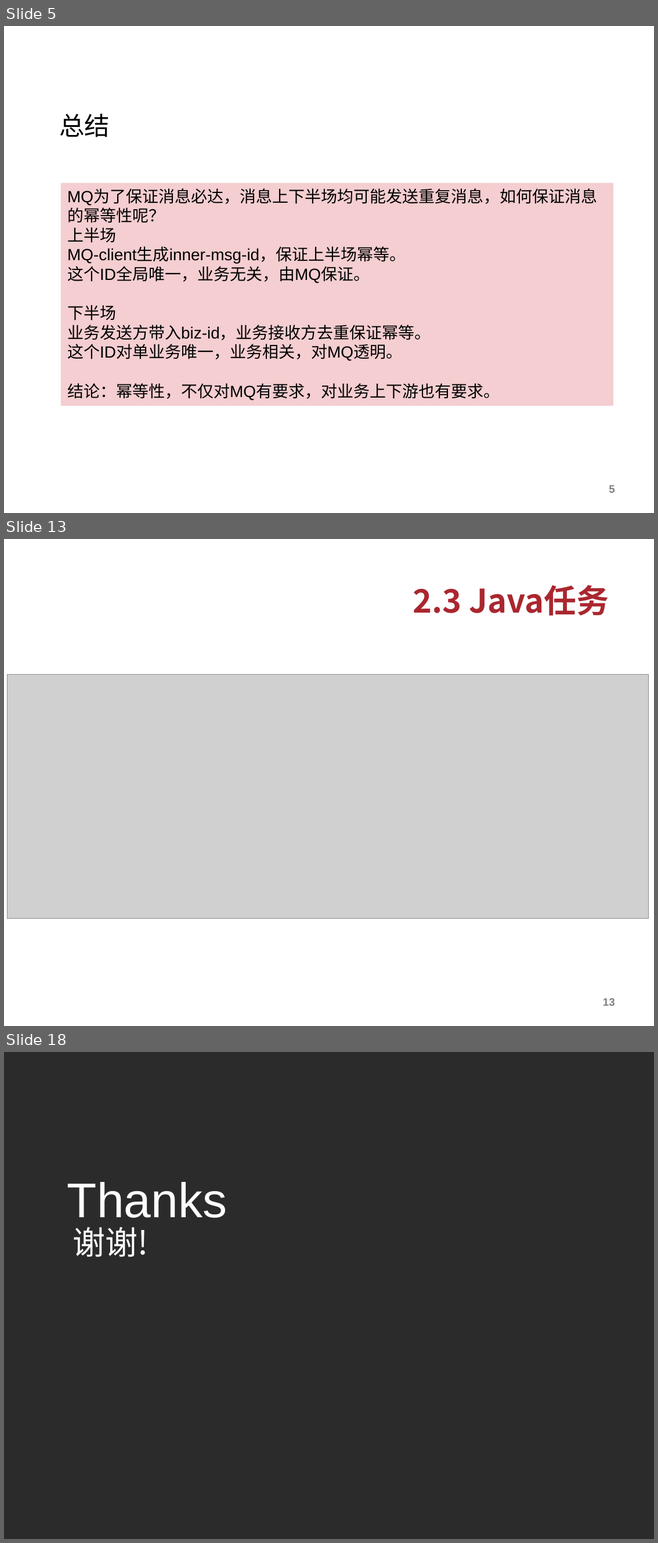
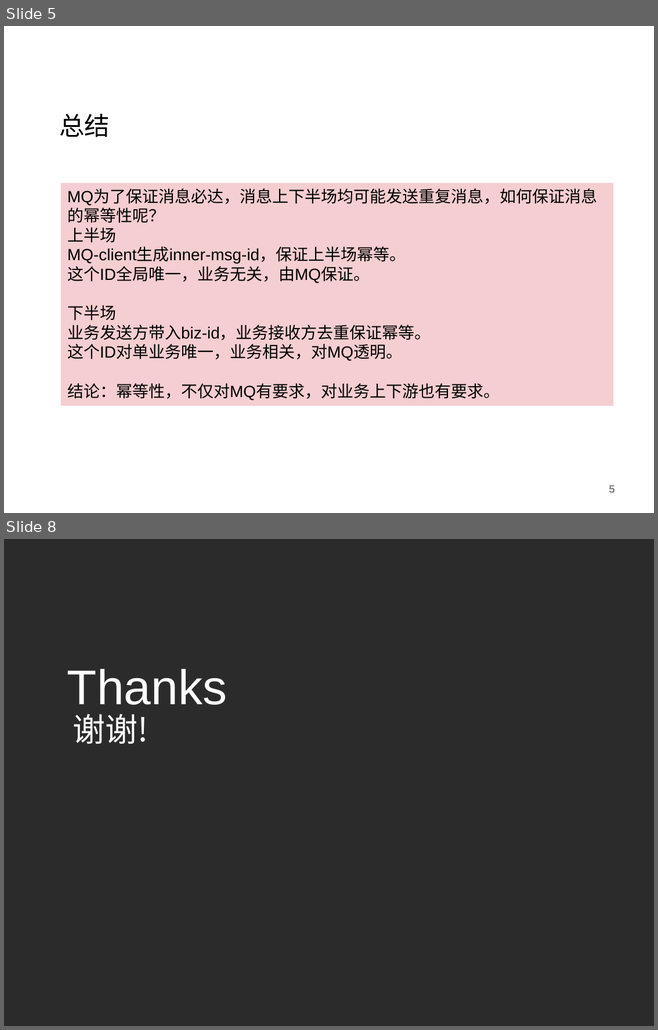
Before and after one commit to charlesmao/document, a slide deck: MQ消息总线的幂等性设计.pptx. Shown one above the other, each under a label of ours: slides 5, 13 and 18 before the commit, slides 5 and 8 after it; the slides between them are not shown. The pictures are 658x1543 and 658x1030 pixels, drawn with LibreOffice and Linux fonts; fonts in the diff are those of the drawing; grey boxes stand for pictures; background and template pictures are left out; a plain dark background stands for a picture behind light text. Boxes give left, top, right and bottom in pixels: in the first picture for what was removed or moved away, otherwise in the second. Text is boxed around its words. In the diff, an @@ line names an element or a change of style, - is before the commit and + after.

```diff
--- a/MQ消息总线的幂等性设计.pptx
+++ b/MQ消息总线的幂等性设计.pptx
@@ slide 13 removed at box(4, 539, 654, 1026), background #FFFFFF @@
@@ text removed at box(412, 585, 608, 616) @@
-2.3 Java任务
@@ picture removed at box(7, 674, 648, 918) @@
@@ page number removed at box(603, 998, 615, 1006) @@
-13
@@ what was slide 18 is now slide 8 @@
```
Also in this commit, not shown: 1 slide changed, 2 slides added, 11 other slides removed.
